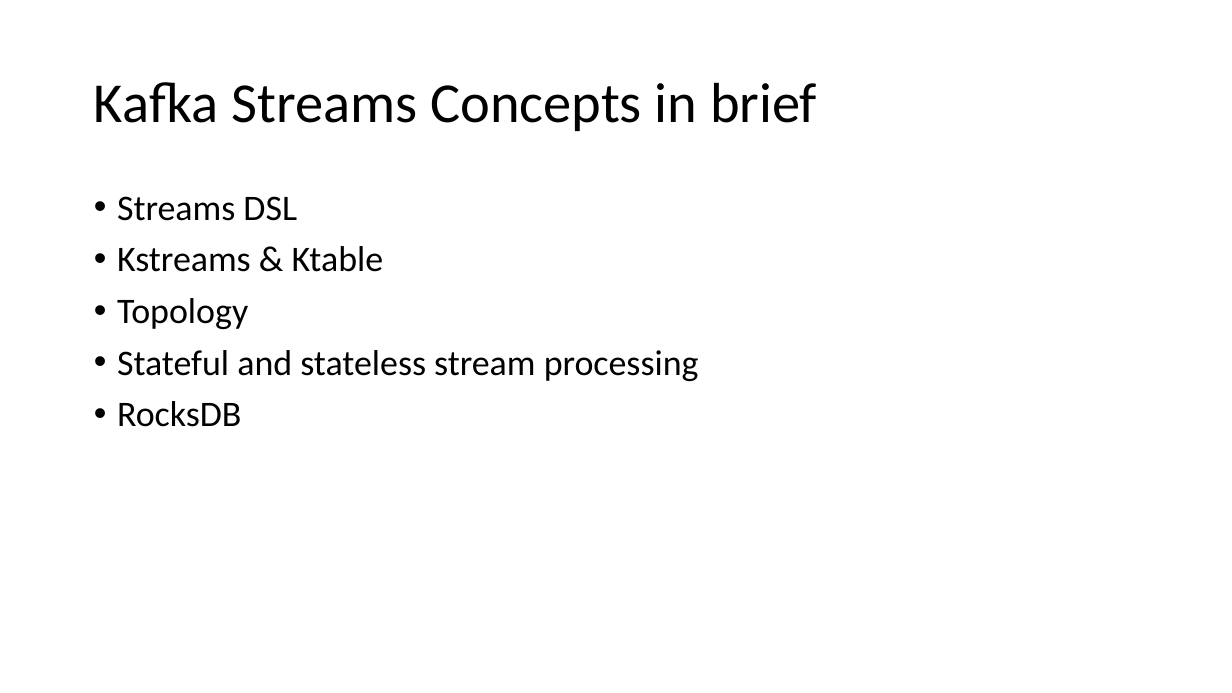
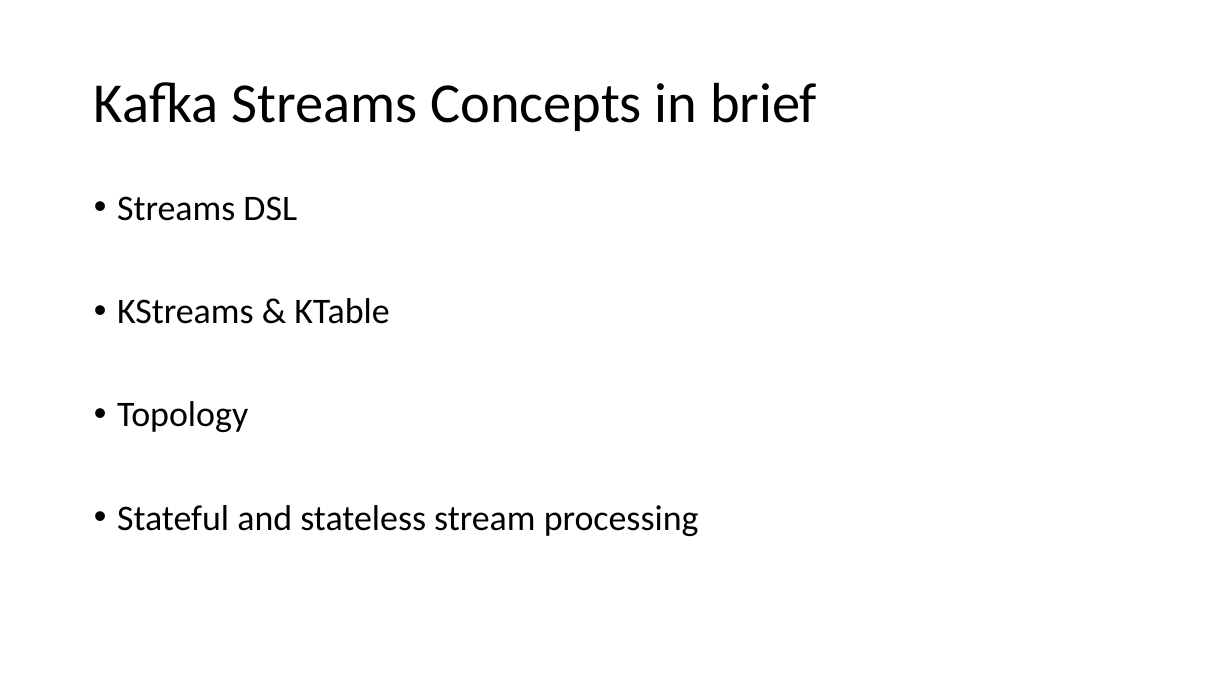
Before and after one commit to binitakaushik18/play-stream-maskingservice, a slide deck: slide 12 of doc/Kafka-Streams-TechConf [Autosaved].pptx. Drawn at 1232x693 pixels with LibreOffice and Linux fonts; fonts in the diff are those of the drawing. Boxes give left, top, right and bottom in pixels: in the first picture for what was removed or moved away, otherwise in the second. Text is boxed around its words. In the diff, an @@ line names an element or a change of style, - is before the commit and + after.

```diff
--- a/doc/Kafka-Streams-TechConf [Autosaved].pptx
+++ b/doc/Kafka-Streams-TechConf [Autosaved].pptx
@@ text at (117, 298, 389, 324): text changed @@
-• Kstreams & Ktable
+• KStreams & KTable
@@ text at (117, 401, 241, 427): paragraph removed @@
-• RocksDB
```
Also in this commit, not shown: 3 other slides changed, 1 other file.
